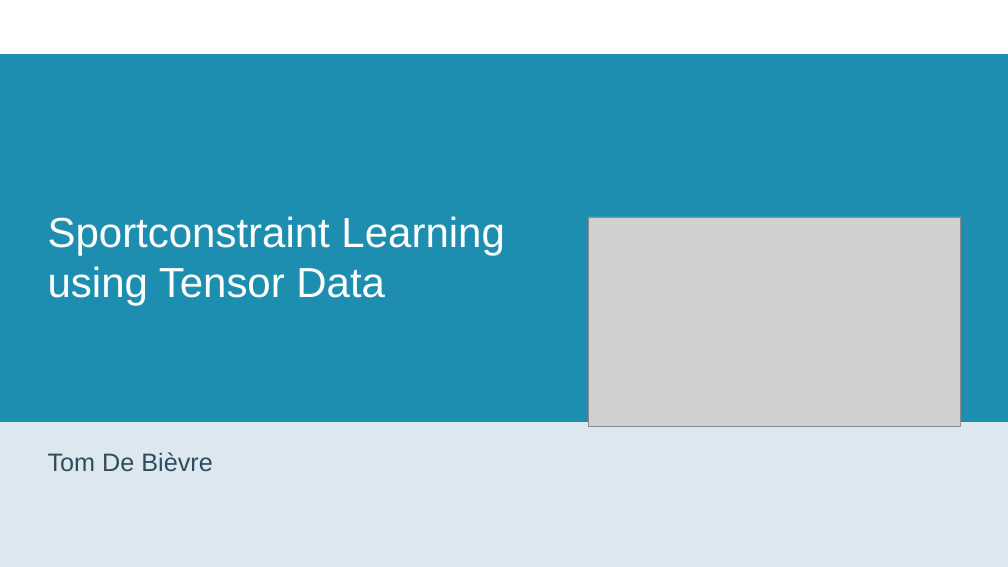
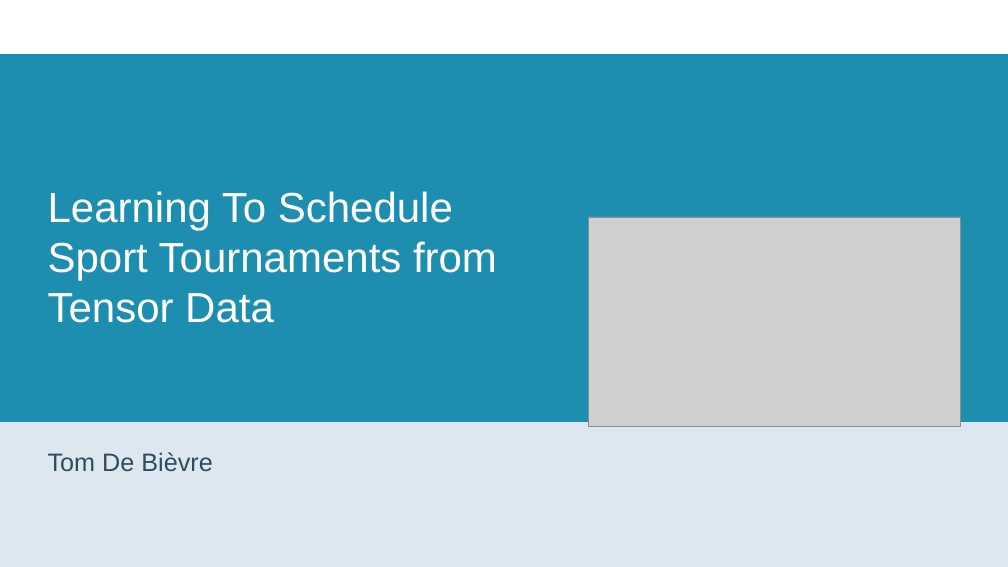
Before and after one commit to TomDBTechB/RoundRobinGenerator, a slide deck: slide 1 of Presentations/intermediate presentation 2.odp. Drawn at 1008x567 pixels with LibreOffice and Linux fonts; fonts in the diff are those of the drawing; grey boxes stand for pictures; background and template pictures are left out. Boxes give left, top, right and bottom in pixels: in the first picture for what was removed or moved away, otherwise in the second. Text is boxed around its words. In the diff, an @@ line names an element or a change of style, - is before the commit and + after.

Commit message:
lots of papers + latex setup for thesis + presentations + first text

```diff
--- a/Presentations/intermediate presentation 2.odp
+++ b/Presentations/intermediate presentation 2.odp
@@ title at bbox=[48, 191, 497, 323]: text changed @@
-Sportconstraint Learning using Tensor Data
+Learning To Schedule Sport Tournaments from Tensor Data
```
Also in this commit, not shown: 6 other slides changed, 6 slides added, 26 other files.
